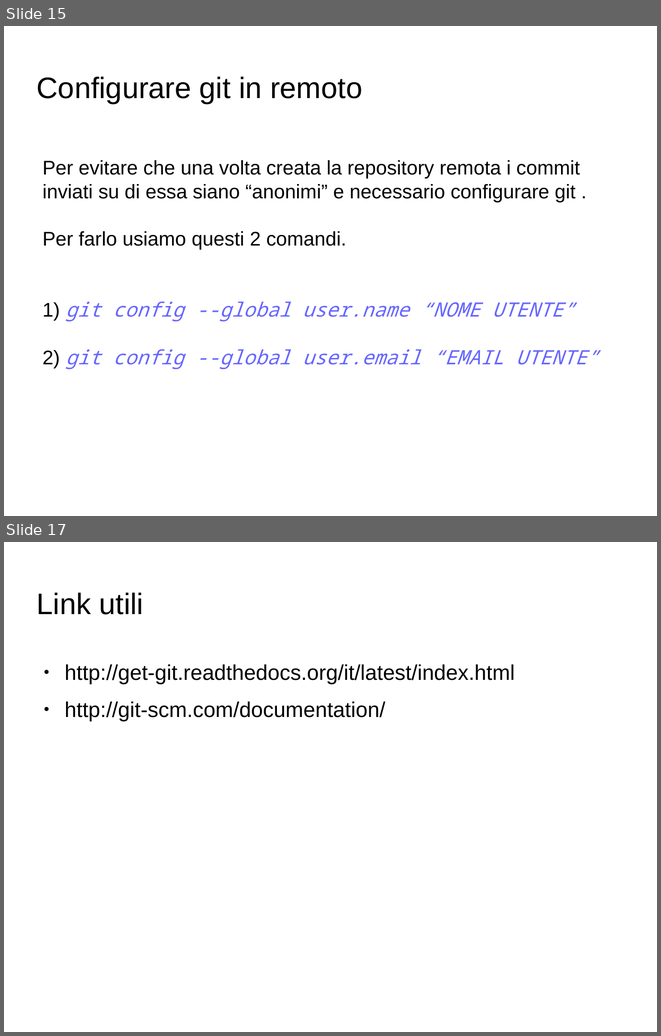
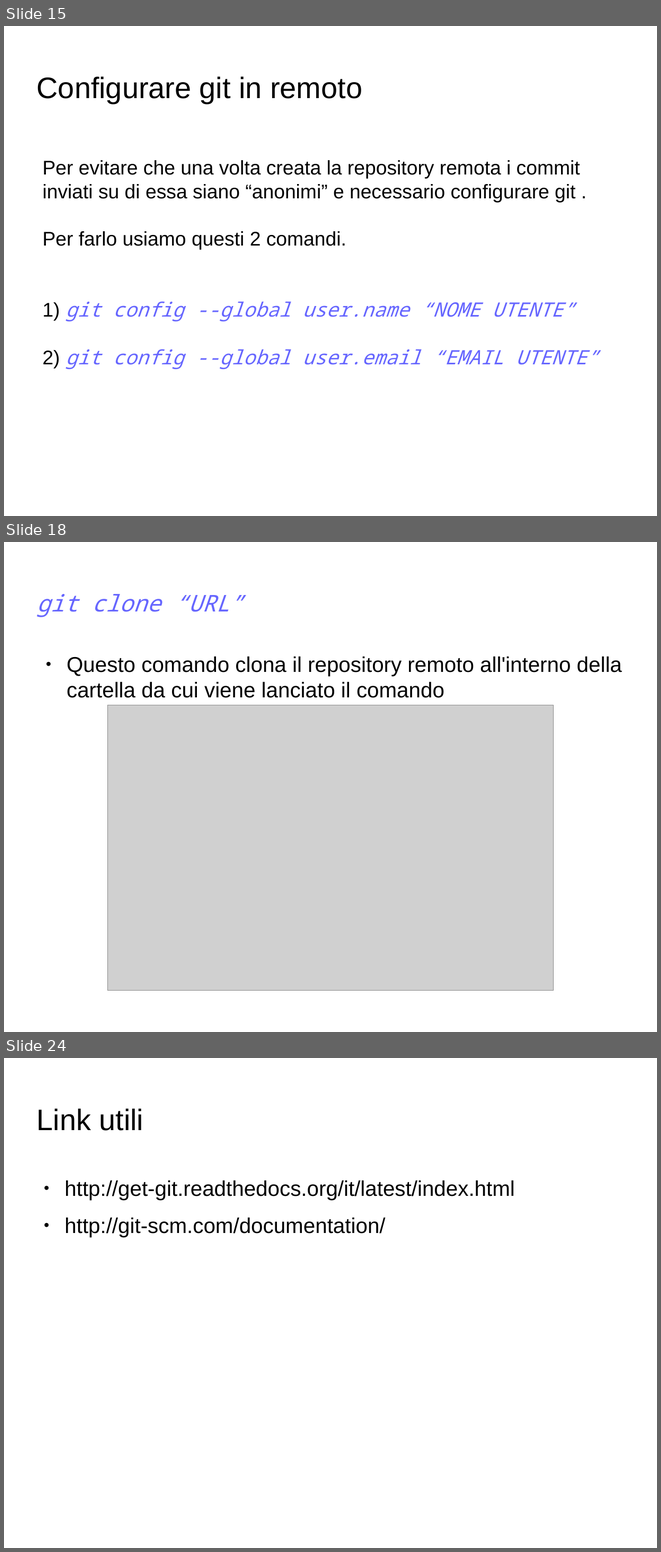
Before and after one commit to GioeleCicchini/Git-Presentation, a slide deck: presentazione git.odp. Shown one above the other, each under a label of ours: slides 15 and 17 before the commit, slides 15, 18 and 24 after it; the slides between them are not shown. The pictures are 661x1036 and 661x1552 pixels, drawn with LibreOffice and Linux fonts; fonts in the diff are those of the drawing; grey boxes stand for pictures; background and template pictures are left out. Boxes give left, top, right and bottom in pixels: in the first picture for what was removed or moved away, otherwise in the second. Text is boxed around its words. In the diff, an @@ line names an element or a change of style, - is before the commit and + after.

```diff
--- a/presentazione git.odp
+++ b/presentazione git.odp
@@ slide 18 added at [4,542,657,1032], background picture (left out) @@
@@ title added at [37,594,244,617], 28 pt, text #6666FF, italic @@
+git clone “URL”
@@ text added at [67,656,622,698], 26 pt, text #000000 @@
+● Questo comando clona il repository remoto all'interno della cartella da cui viene lanciato il comando
@@ picture added at [108,705,553,990] @@
@@ what was slide 17 is now slide 24 @@
```
Also in this commit, not shown: 1 slide changed, 6 other slides added, 1 other file.
